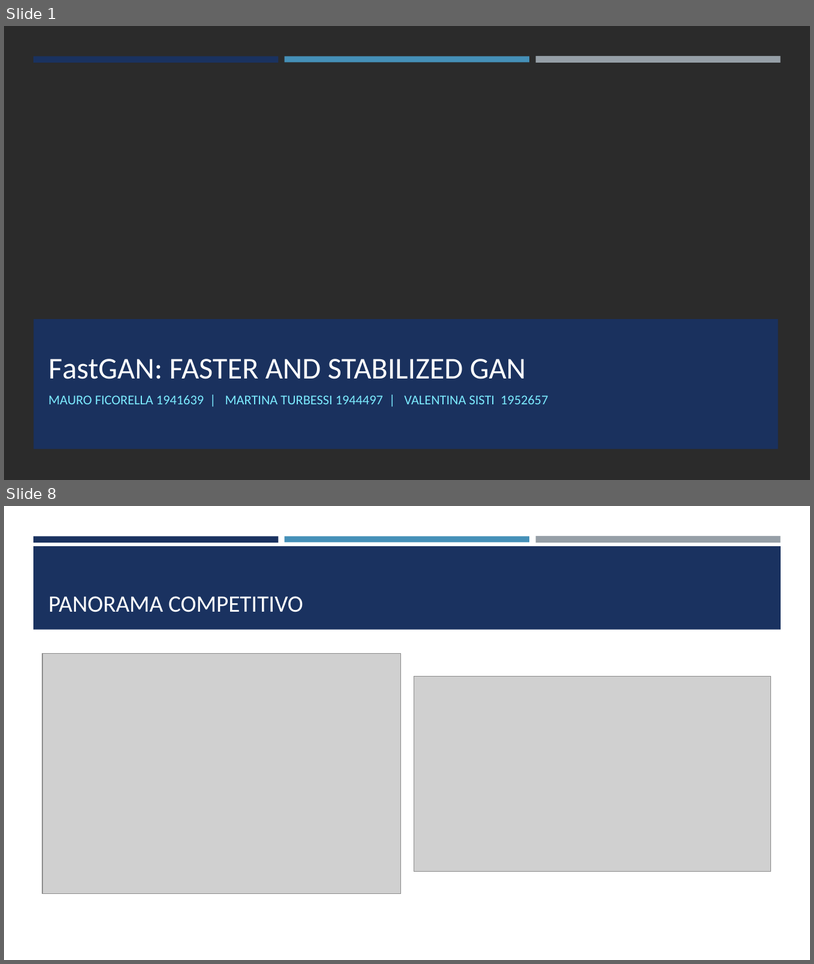
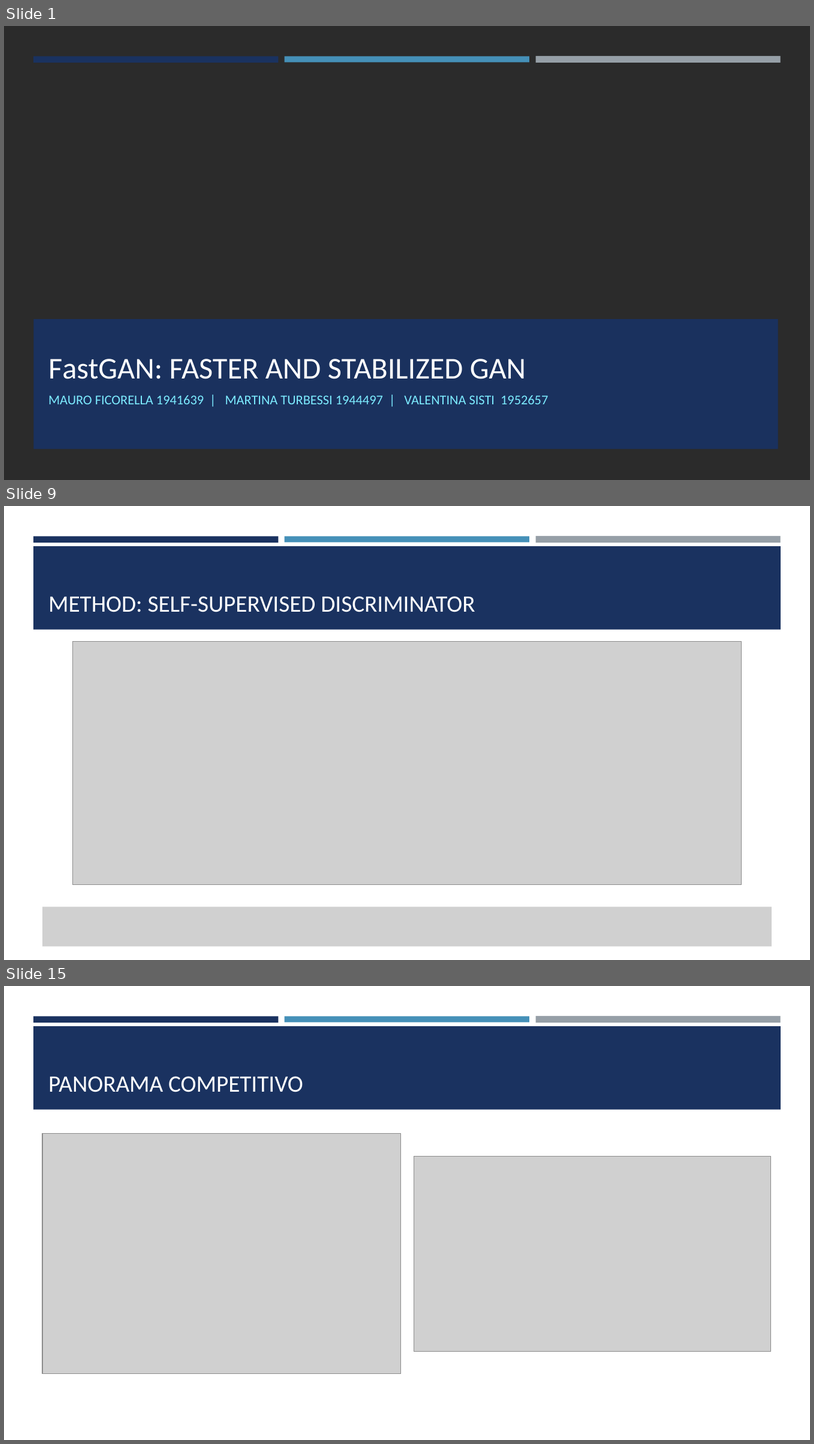
Before and after one commit to mauroficorella/Neural-Networks, a slide deck: Documentation/FastGAN Slides.pptx. Shown one above the other, each under a label of ours: slides 1 and 8 before the commit, slides 1, 9 and 15 after it; the slides between them are not shown. The pictures are 814x964 and 814x1444 pixels, drawn with LibreOffice and Linux fonts; fonts in the diff are those of the drawing; grey boxes stand for pictures; background and template pictures are left out; a plain dark background stands for a picture behind light text. Boxes give left, top, right and bottom in pixels: in the first picture for what was removed or moved away, otherwise in the second. Text is boxed around its words. In the diff, an @@ line names an element or a change of style, - is before the commit and + after.

```diff
--- a/Documentation/FastGAN Slides.pptx
+++ b/Documentation/FastGAN Slides.pptx
@@ slide 9 added at (4,506,810,960), background #FFFFFF; not listed: 4 template elements that a slide beside it also shows @@
@@ title added at (48,596,475,612), 28 pt, text #FFFFFF @@
+METHOD: SELF-SUPERVISED DISCRIMINATOR
@@ picture added at (73,642,742,885) @@
@@ picture added at (43,906,772,946) @@
@@ what was slide 8 is now slide 15 @@
```
Also in this commit, not shown: 4 slides changed, 6 other slides added, 2 other files.
